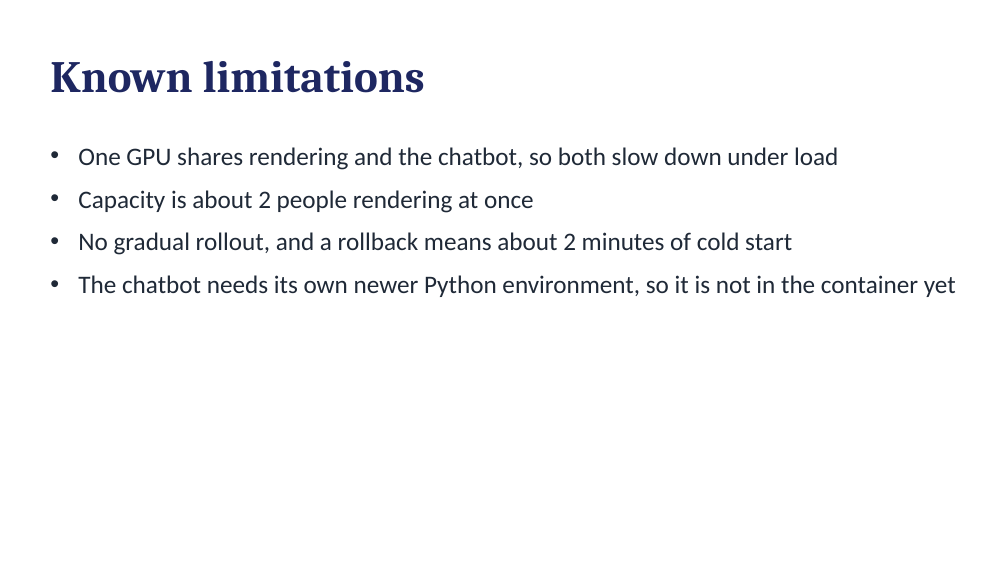
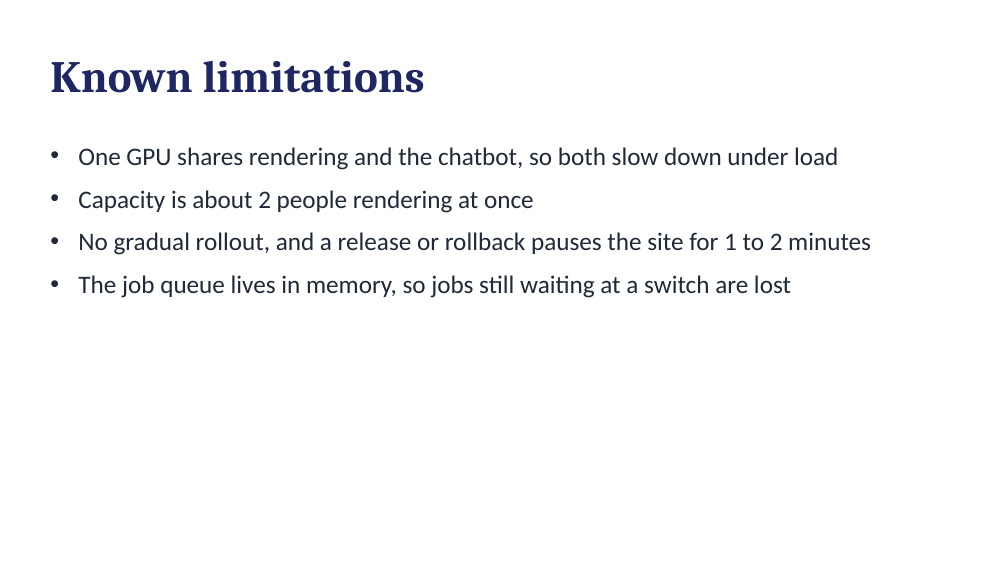
Before and after one commit to Ahmed-Sadeq-Hussein/Dramatizer, a slide deck: slide 13 of reports/milestone4/Dramatizer_Milestone_4.pptx (slide 12 before the commit). Drawn at 1008x567 pixels with LibreOffice and Linux fonts; fonts in the diff are those of the drawing. Boxes give left, top, right and bottom in pixels: in the first picture for what was removed or moved away, otherwise in the second. Text is boxed around its words. In the diff, an @@ line names an element or a change of style, - is before the commit and + after.

```diff
--- a/reports/milestone4/Dramatizer_Milestone_4.pptx
+++ b/reports/milestone4/Dramatizer_Milestone_4.pptx
@@ text at (78,232,871,298): text changed @@
-• No gradual rollout, and a rollback means about 2 minutes of cold start
-• The chatbot needs its own newer Python environment, so it is not in the container yet
+• No gradual rollout, and a release or rollback pauses the site for 1 to 2 minutes
+• The job queue lives in memory, so jobs still waiting at a switch are lost
```
Also in this commit, not shown: 7 other slides changed, 1 slide added, 58 other files.
